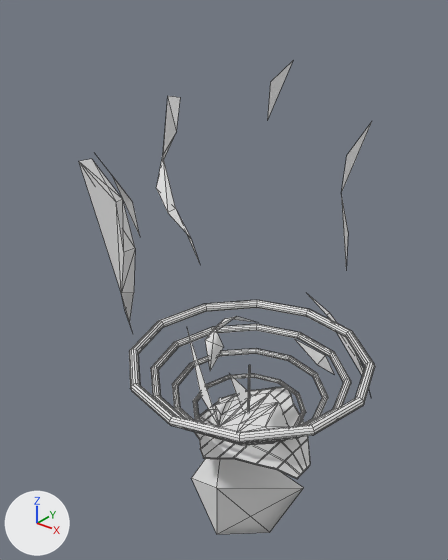
The OBJ model Assets/Models/Shoulder/epaule_0001.obj, before and after one commit.
Camera for both pictures: a 50 mm lens placed at (0.79, -1.093, 1.081), pointed at (-0.119, 0.042, 0.377). The lights are fixed; the arrows at lower left show +X, +Y and +Z. Mesh edges are drawn as thin lines. Where no turn or scale is listed for an object, it has been applied to the vertices. Vertices at the same position are counted once.

Names of what the first picture shows: 'epaule_0001'.
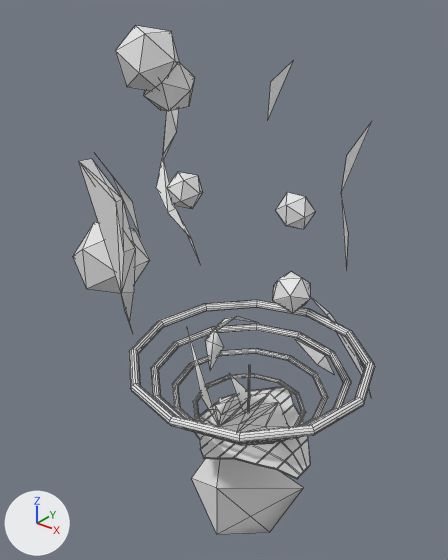
What differs and where, as boxes (x1, y1, x2, y2) in the pictures (448 x 560 px; the box of a moved part takes in the faces that stretch with it):
'epaule_0001', reshaped (8% taller): before (79, 61, 375, 534); after (73, 25, 375, 534)
part 1 of me_epaule_0001, added: after (276, 192, 316, 229)
part 2 of me_epaule_0001, added: after (273, 272, 310, 313)
part 3 of me_epaule_0001, added: after (115, 25, 179, 90)
part 4 of me_epaule_0001, added: after (73, 222, 150, 293)
part 5 of me_epaule_0001, added: after (144, 62, 195, 111)
part 6 of me_epaule_0001, added: after (167, 172, 203, 208)
part 7 of me_epaule_0001, moved or reshaped: (112, 61, 370, 425) in both

What the commit changed:
me_epaule_0001 is used by ob_epaule_0001; location (0.0, 0.0, 0.0).
me_epaule_0001 had 836 vertices, 854 faces and spanned x -0.45..0.315, y -0.373..0.467, z -0.353..0.875.
me_epaule_0001 now has 908 vertices, 974 faces and spans x -0.45..0.315, y -0.373..0.467, z -0.353..0.988.
me_epaule_0001 part 1: a new loose piece, an icosphere of 20 faces spanning x -0.152..-0.054, y 0.301..0.399, z 0.435..0.534.
me_epaule_0001 part 2: a new loose piece, an icosphere of 20 faces spanning x 0.066..0.165, y -0.043..0.042, z 0.389..0.477.
me_epaule_0001 part 3: a new loose piece, an icosphere of 20 faces spanning x -0.325..-0.17, y -0.129..0.003, z 0.852..0.988.
me_epaule_0001 part 4: a new loose piece, an icosphere of 20 faces spanning x -0.23..-0.086, y -0.366..-0.222, z 0.472..0.616.
me_epaule_0001 part 5: a new loose piece, an icosphere of 20 faces spanning x -0.286..-0.159, y -0.081..0.028, z 0.804..0.916.
me_epaule_0001 part 6: a new loose piece, an icosphere of 20 faces spanning x -0.021..0.054, y -0.278..-0.214, z 0.684..0.75.
Part 7, on me_epaule_0001:
8 faces are deleted.
8 new faces join them.
